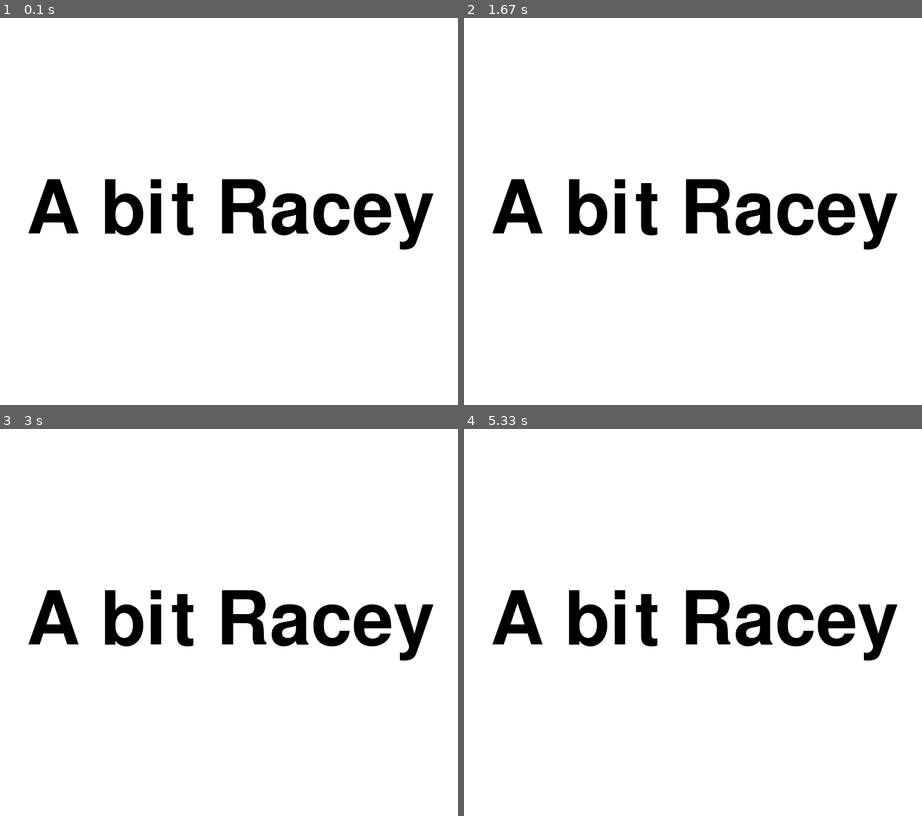
Above: before the commit, frames 1-4 (two rows, left to right).
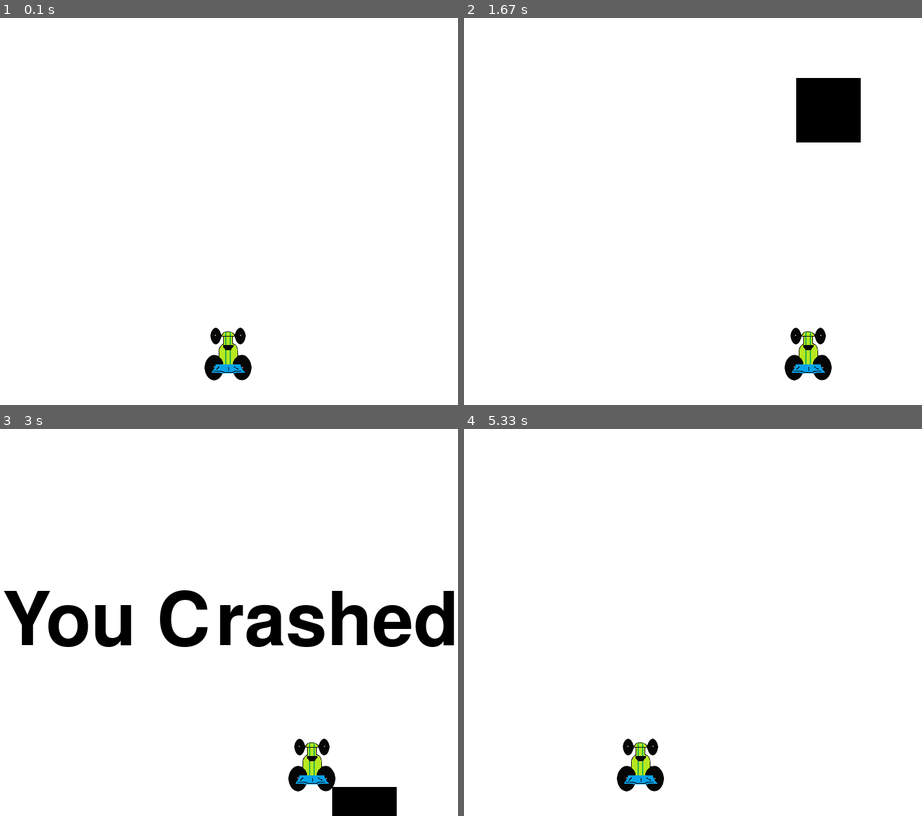
Above: after the commit, the same moments.

Repository: ForestMilles/homework
Game: pygame game, started from pygame--practice/car race.py
Same seed, same stepped clock (60 frames per second), same inputs: the game is played once before the commit and once after it.
Inputs:
- Up to frame 1 (0.1 s): no input
- Up to frame 2 (1.67 s): hold Right 0.33-0.8 s; hold Right 0.83-1.3 s; hold Left from 1.33 s (still down)
- Up to frame 3 (3 s): release Left at 1.87 s; hold Left 1.9-2.3 s; hold Right 2.33-2.97 s
- Up to frame 4 (5.33 s): hold Left from 5.07 s (still down)

The runs differ from the first frame. In frame 1, 6.2% of the frame differs, in the area x 6-95%, y 41-94%; in frame 2, 8.5%; in frame 3, 8.9%, in the area x 0-100%, y 41-100%; in frame 4, 6.2%.

Commit message:
reverted back to step 8 as we r supposed to stop at step 10, but once stopping at step ten cant access game b/c doesn't have interactive buttons yet
also my computer was having some battery issues and git hub stated application failed (i had to sign in again) which is why the pushes to gthub r so close.

Diff:
--- a/pygame--practice/car race.py
+++ b/pygame--practice/car race.py
@@ -11,8 +11,6 @@
 white = (255, 255, 255)
 red = (255, 0, 0)
 
-block_color = (53, 115, 255)
-
 car_width = 73
 
 gameDisplay = pygame.display.set_mode((display_width, display_height))
@@ -20,12 +18,6 @@
 clock = pygame.time.Clock()
 
 carImg = pygame.image.load('racecar.png')
-
-
-def things_dodged(count):
-    font = pygame.font.SysFont(None, 25)
-    text = font.render("Dodged: " + str(count), True, black)
-    gameDisplay.blit(text, (0, 0))
 
 
 def things(thingx, thingy, thingw, thingh, color):
@@ -58,25 +50,6 @@
     message_display('You Crashed')
 
 
-def game_intro():
-    intro = True
-
-    while intro:
-        for event in pygame.event.get():
-            print(event)
-            if event.type == pygame.QUIT:
-                pygame.quit()
-                quit()
-
-        gameDisplay.fill(white)
-        largeText = pygame.font.Font('freesansbold.ttf', 115)
-        TextSurf, TextRect = text_objects("A bit Racey", largeText)
-        TextRect.center = ((display_width / 2), (display_height / 2))
-        gameDisplay.blit(TextSurf, TextRect)
-        pygame.display.update()
-        clock.tick(15)
-
-
 def game_loop():
     x = (display_width * 0.45)
     y = (display_height * 0.8)
@@ -85,13 +58,9 @@
 
     thing_startx = random.randrange(0, display_width)
     thing_starty = -600
-    thing_speed = 4
+    thing_speed = 7
     thing_width = 100
     thing_height = 100
-
-    thingCount = 1
-
-    dodged = 0
 
     gameExit = False
 
@@ -115,11 +84,10 @@
         x += x_change
         gameDisplay.fill(white)
 
-        things(thing_startx, thing_starty, thing_width, thing_height, block_color)
-
+        # things(thingx, thingy, thingw, thingh, color)
+        things(thing_startx, thing_starty, thing_width, thing_height, black)
         thing_starty += thing_speed
         car(x, y)
-        things_dodged(dodged)
 
         if x > display_width - car_width or x < 0:
             crash()
@@ -127,22 +95,20 @@
         if thing_starty > display_height:
             thing_starty = 0 - thing_height
             thing_startx = random.randrange(0, display_width)
-            dodged += 1
-            thing_speed += 1
-            thing_width += (dodged * 1.2)
 
+        ####
         if y < thing_starty + thing_height:
             print('y crossover')
 
             if x > thing_startx and x < thing_startx + thing_width or x + car_width > thing_startx and x + car_width < thing_startx + thing_width:
                 print('x crossover')
                 crash()
+        ####
 
         pygame.display.update()
         clock.tick(60)
 
 
-game_intro()
 game_loop()
 pygame.quit()
 quit()
